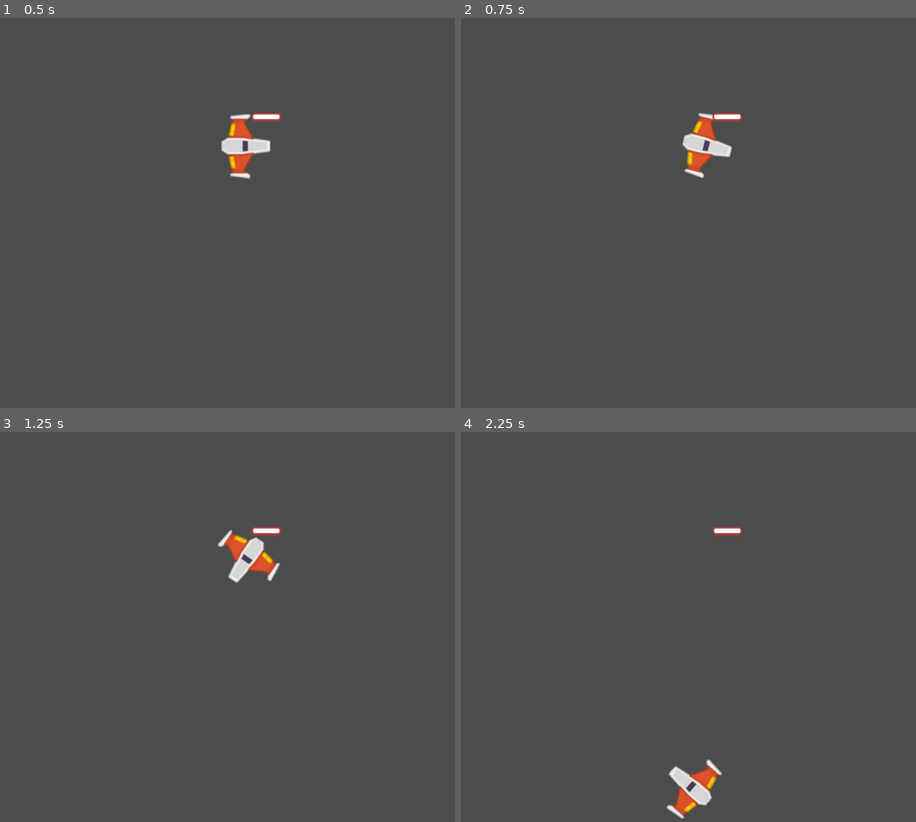
Above: before the commit, frames 1-4 (two rows, left to right).
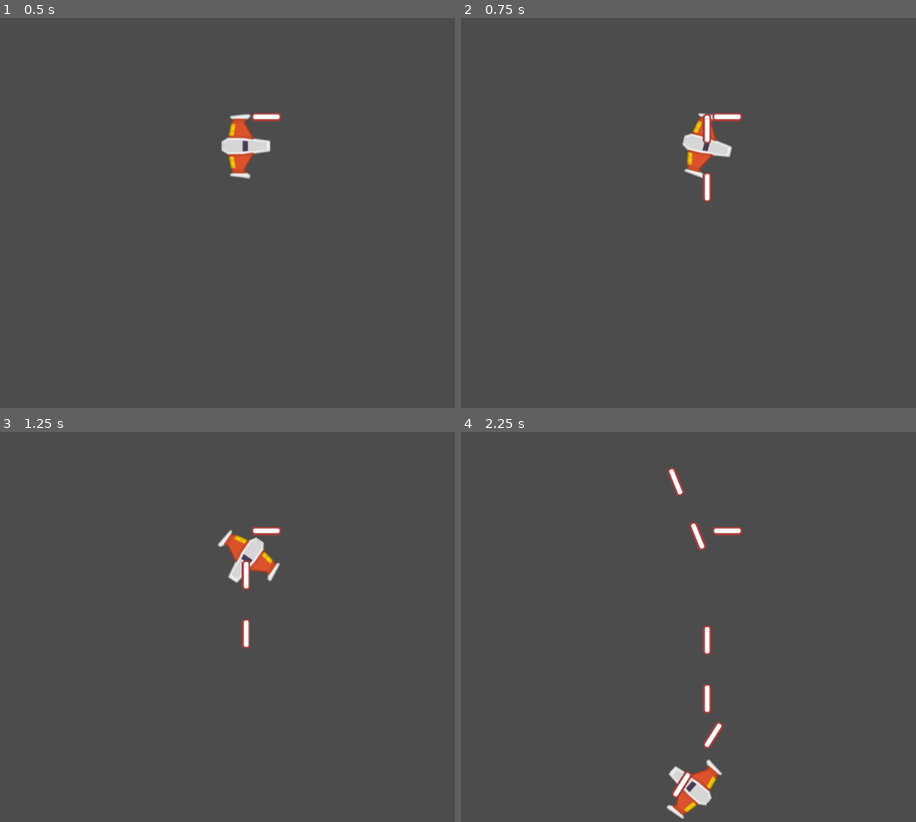
Above: after the commit, the same moments.

Repository: ChristianDTC/Game-Meteorite
Game: Godot game, scene res://Game/Levels/LevelTest.tscn
The game is run twice, just before and just after one commit, with the same random seed, the same clock (stepped at 60 frames per second) and the same inputs.
Inputs:
- Up to frame 1 (0.5 s): no input
- Up to frame 2 (0.75 s): tap Enter at 0.5 s; hold Right (rotate_right) from 0.53 s (still down); hold Space (shot_main) from 0.53 s (still down)
- Up to frame 3 (1.25 s): keep holding Right (rotate_right); keep holding Space (shot_main)
- Up to frame 4 (2.25 s): release Right (rotate_right) at 1.28 s; release Space (shot_main) at 1.28 s; hold Down (move_down) 1.28-2.03 s; tap Space (shot_main) at 1.35 s; hold Right (rotate_right) from 2.03 s (still down); hold Space (shot_main) from 2.03 s (still down)

Frame 1 is identical in both runs. In frame 2, 0.3% of the frame differs, in the area x 53-55%, y 24-48%; in frame 3, 0.3%; in frame 4, 0.8%, in the area x 45-58%, y 9-95%.

Commit message:
ya se pude disparar los lasers, falta corregir direccion

Diff:
--- /dev/null
+++ b/Game/AutoLoads/Events.gd
@@ -0,0 +1,3 @@
+extends Node
+
+signal shot(laser)
--- a/Game/Laser/Laser.gd
+++ b/Game/Laser/Laser.gd
@@ -12,6 +12,7 @@
 	position = pos
 	rotation = dir
 	velocity = Vector2(vel,0).rotated(dir)
+	damage = damage_p
 
 func _physics_process(delta: float) -> void:
 	position += velocity * delta
--- a/Game/Laser/Muzzle.gd
+++ b/Game/Laser/Muzzle.gd
@@ -30,6 +30,7 @@
 	store_points_shot()
 	timer_cooling.wait_time = timing_shot
 
+# warning-ignore:unused_argument
 func _process(delta: float) -> void:
 	if is_shoting and is_cooling:
 		shot()
@@ -51,8 +52,8 @@
 			get_owner().rotation,
 			velocity_laser,
 			damage_laser
-		)
-	print("piw")
+			)
+		Events.emit_signal("shot", new_laser)
 
 func _on_TimerCooling_timeout() -> void:
 	is_cooling = true
--- a/Game/Laser/Muzzle.tscn
+++ b/Game/Laser/Muzzle.tscn
@@ -14,3 +14,5 @@
 [node name="ShotSFX" type="AudioStreamPlayer2D" parent="."]
 
 [node name="TimerCooling" type="Timer" parent="."]
+
+[connection signal="timeout" from="TimerCooling" to="." method="_on_TimerCooling_timeout"]
--- /dev/null
+++ b/Game/Levels/Level.gd
@@ -0,0 +1,8 @@
+extends Node2D
+
+func _ready() -> void:
+# warning-ignore:return_value_discarded
+	Events.connect("shot", self, "_on_shot")
+
+func _on_shot(laser:Laser) -> void:
+	add_child(laser)
--- a/Game/Levels/LevelTest.tscn
+++ b/Game/Levels/LevelTest.tscn
@@ -1,9 +1,11 @@
-[gd_scene load_steps=3 format=2]
+[gd_scene load_steps=4 format=2]
 
 [ext_resource path="res://Game/Ship/Player.tscn" type="PackedScene" id=1]
 [ext_resource path="res://Game/Laser/Laser.tscn" type="PackedScene" id=2]
+[ext_resource path="res://Game/Levels/Level.gd" type="Script" id=3]
 
 [node name="LevelTest" type="Node2D"]
+script = ExtResource( 3 )
 
 [node name="Player" parent="." instance=ExtResource( 1 )]
 position = Vector2( 446, 197 )
--- a/Game/Ship/Player.tscn
+++ b/Game/Ship/Player.tscn
@@ -33,6 +33,4 @@
 [node name="PositionRight" parent="Muzzle" index="1"]
 position = Vector2( 45, 0 )
 
-[connection signal="timeout" from="Muzzle/TimerCooling" to="Muzzle" method="_on_TimerCooling_timeout"]
-
 [editable path="Muzzle"]
--- a/project.godot
+++ b/project.godot
@@ -35,6 +35,10 @@
 config/name="Game Meteorite"
 run/main_scene="res://Game/Levels/LevelTest.tscn"
 config/icon="res://icon.png"
+
+[autoload]
+
+Events="*res://Game/AutoLoads/Events.gd"
 
 [gui]
 
